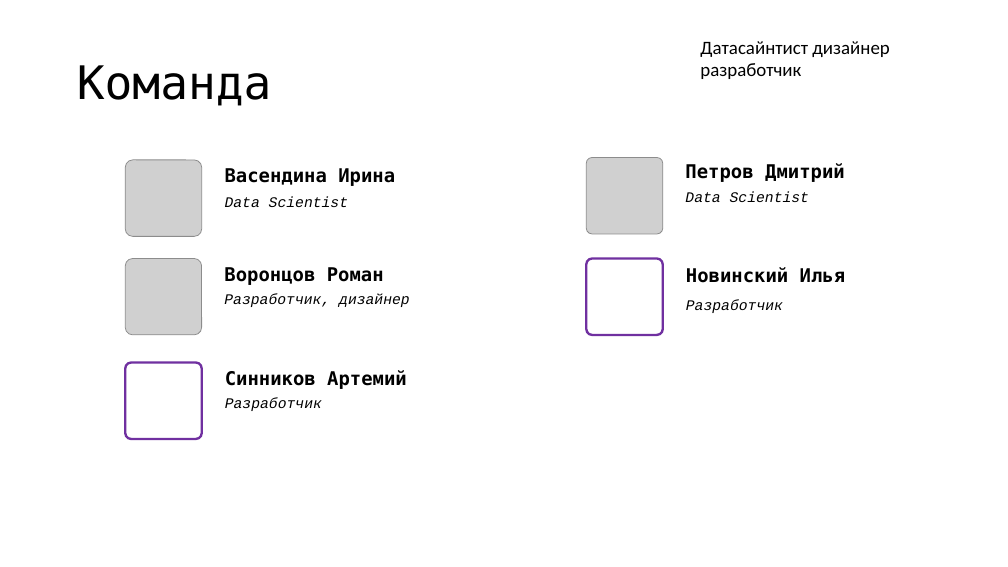
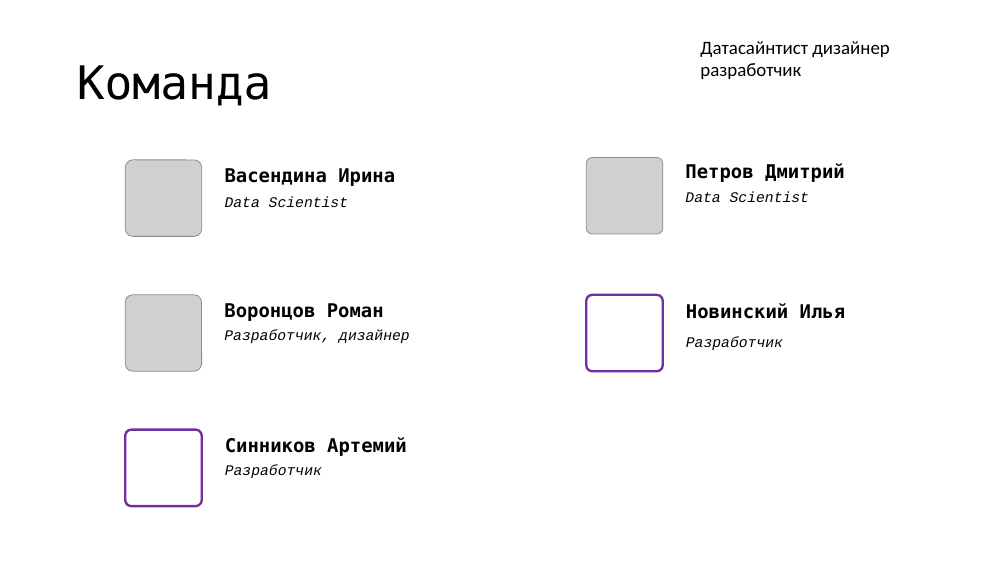
Before and after one commit to VoroncovRoman/IT_Arctic_Swans, a slide deck: slide 10 of Презентация для защиты.pptx (slide 7 before the commit). Drawn at 1008x567 pixels with LibreOffice and Linux fonts; fonts in the diff are those of the drawing; grey boxes stand for pictures. Boxes give left, top, right and bottom in pixels: in the first picture for what was removed or moved away, otherwise in the second. Text is boxed around its words. In the diff, an @@ line names an element or a change of style, - is before the commit and + after.

```diff
--- a/Презентация для защиты.pptx
+++ b/Презентация для защиты.pptx
@@ 2 texts, 1 picture, 1 rounded rectangle moved together from (x1=126, y1=259, x2=846, y2=335) to (x1=126, y1=295, x2=846, y2=371) @@
@@ rounded rectangle moved from (x1=126, y1=363, x2=202, y2=439) to (x1=126, y1=430, x2=202, y2=506) @@
@@ text "Синников Артемий" moved from (x1=225, y1=370, x2=407, y2=411) to (x1=225, y1=437, x2=407, y2=478) @@
```
Also in this commit, not shown: 4 other slides changed, 4 slides added, 1 slide removed.
